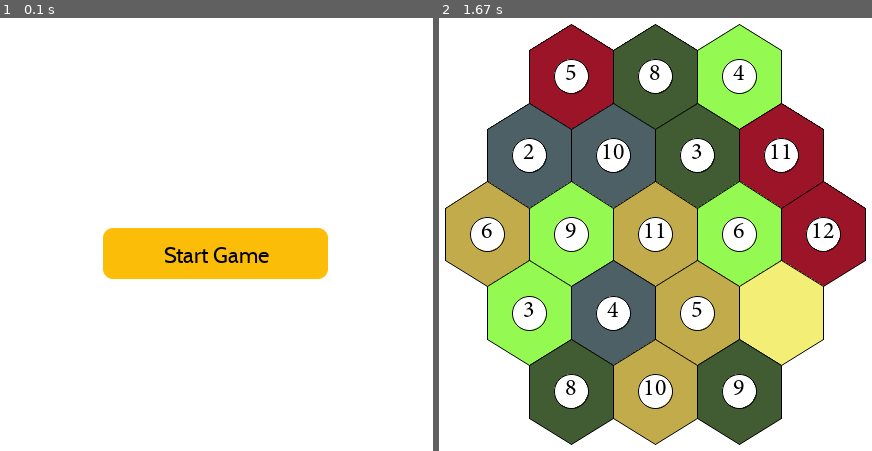
Above: before the commit, frames 1-2 (left to right).
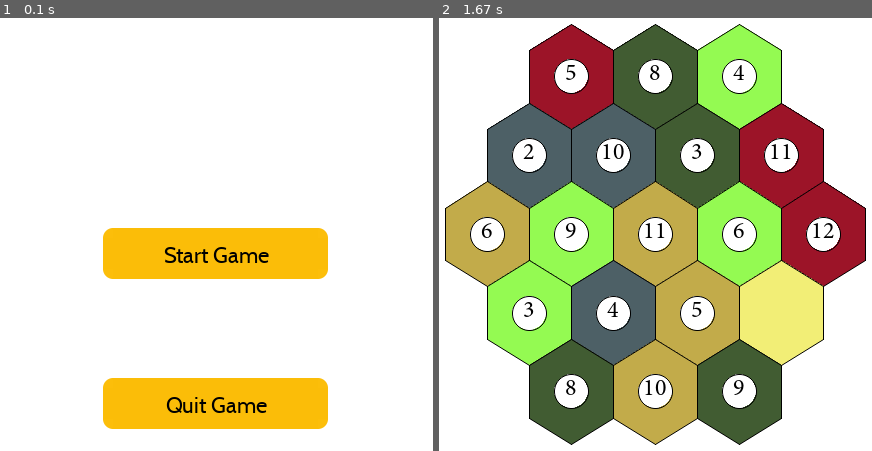
Above: after the commit, the same moments.

Repository: hdavidethan/catan-tp
Game: pygame game, started from app.py
Same seed, same stepped clock (60 frames per second), same inputs: the game is played once before the commit and once after it.
Inputs (mouse positions are in pixels of both pictures, inside the frame that each line leads up to):
- Up to frame 1 (0.1 s): no input
- Up to frame 2 (1.67 s): press the mouse at (655, 251) at 0.37 s; move the mouse to (668, 342) at 0.47 s; release the mouse at (681, 433) at 0.6 s; tap Enter at 0.67 s

The runs differ from the first frame. In frame 1, 6.1% of the frame differs, in the area x 23-76%, y 83-95%; in frame 2, nothing differs.

Commit message:
Added Button Functionality

Diff:
--- a/app.py
+++ b/app.py
@@ -30,8 +30,10 @@
     def initMenu(self):
         self.elements = set()
         menuButtonColors = [Colors.GOLD_1, Colors.GOLD_2]
-        menuButton1 = Button(windowConfig.MENU_B1, windowConfig.MENU_B1_SIZE, 'Start Game', menuButtonColors, 0.4)
+        menuButton1 = Button(windowConfig.MENU_B1,windowConfig.MENU_B1_SIZE, 'Start Game', menuButtonColors, ('changeMode', 'game'), 0.4)
+        menuButton2 = Button(windowConfig.MENU_B2, windowConfig.MENU_B2_SIZE, 'Quit Game', menuButtonColors, ('quit', None), 0.4)
         self.elements.add(menuButton1)
+        self.elements.add(menuButton2)
 
     def initGame(self):
         self.elements = set()
--- a/config/config.py
+++ b/config/config.py
@@ -6,3 +6,4 @@
     MENU_B1 = (0.5 * WIDTH, 0.5 * HEIGHT)
     MENU_B1_SIZE = (0.25 * WIDTH, 0.085 * HEIGHT)
     MENU_B2 = (0.5 * WIDTH, 0.75 * HEIGHT)
+    MENU_B2_SIZE = (0.25 * WIDTH, 0.085 * HEIGHT)
--- a/resources/gui/button.py
+++ b/resources/gui/button.py
@@ -4,11 +4,14 @@
 from config.text import Text
 import pygame
 
+# Valid Bindings: changeMode, quit, pause
+
 class Button(Element):
-    def __init__(self, pos, size, text, colors, radius=0):
+    def __init__(self, pos, size, text, colors, binding, radius=0):
         super().__init__(pos, size)
         self.text = text
         self.radius = radius
+        self.binding = binding
         self.colors = colors
 
     def __eq__(self, other):
@@ -27,7 +30,11 @@
             return self.colors[0]
 
     def onClick(self, game):
-        game.activeMode = 'game'
+        if (isinstance(self.binding, tuple)):
+            if (self.binding[0] == 'changeMode'):
+                game.activeMode = self.binding[1]
+            elif (self.binding[0] == 'quit'):
+                game._running = False
 
     def draw(self, screen):
         rectArgs = self.getRectArgs()
